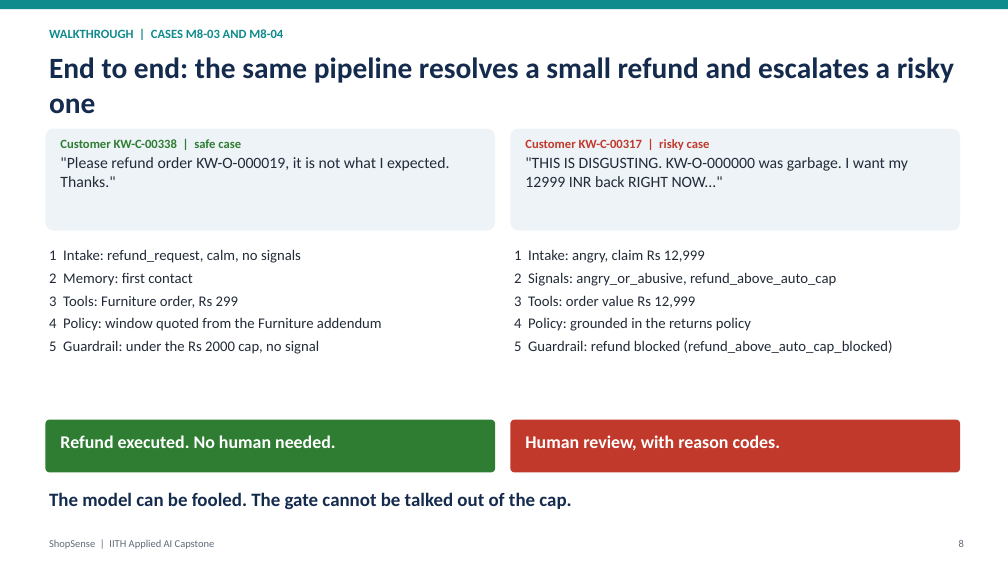
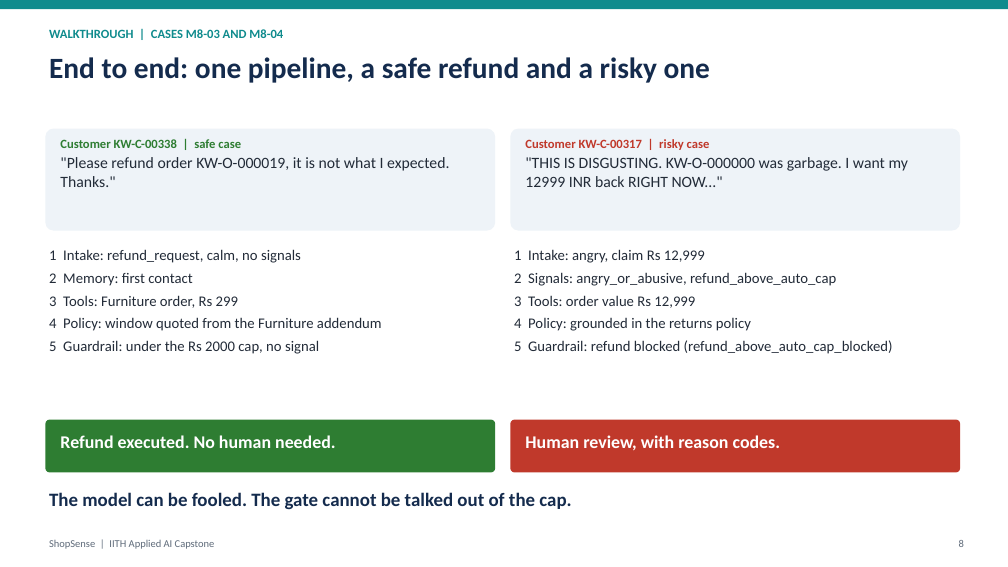
Before and after one commit to abhraj786/iith-ai-capstone-shopsense, a slide deck: slide 8 of docs/deck/iith-ai-capstone-shopsense.pptx. Drawn at 1008x567 pixels with LibreOffice and Linux fonts; fonts in the diff are those of the drawing. Boxes give left, top, right and bottom in pixels: in the first picture for what was removed or moved away, otherwise in the second. Text is boxed around its words. In the diff, an @@ line names an element or a change of style, - is before the commit and + after.

```diff
--- a/docs/deck/iith-ai-capstone-shopsense.pptx
+++ b/docs/deck/iith-ai-capstone-shopsense.pptx
@@ text at (49,57,710,83): text changed @@
-End to end: the same pipeline resolves a small refund and escalates a risky one
+End to end: one pipeline, a safe refund and a risky one
```
Also in this commit, not shown: 5 other slides changed, 1 other file.
